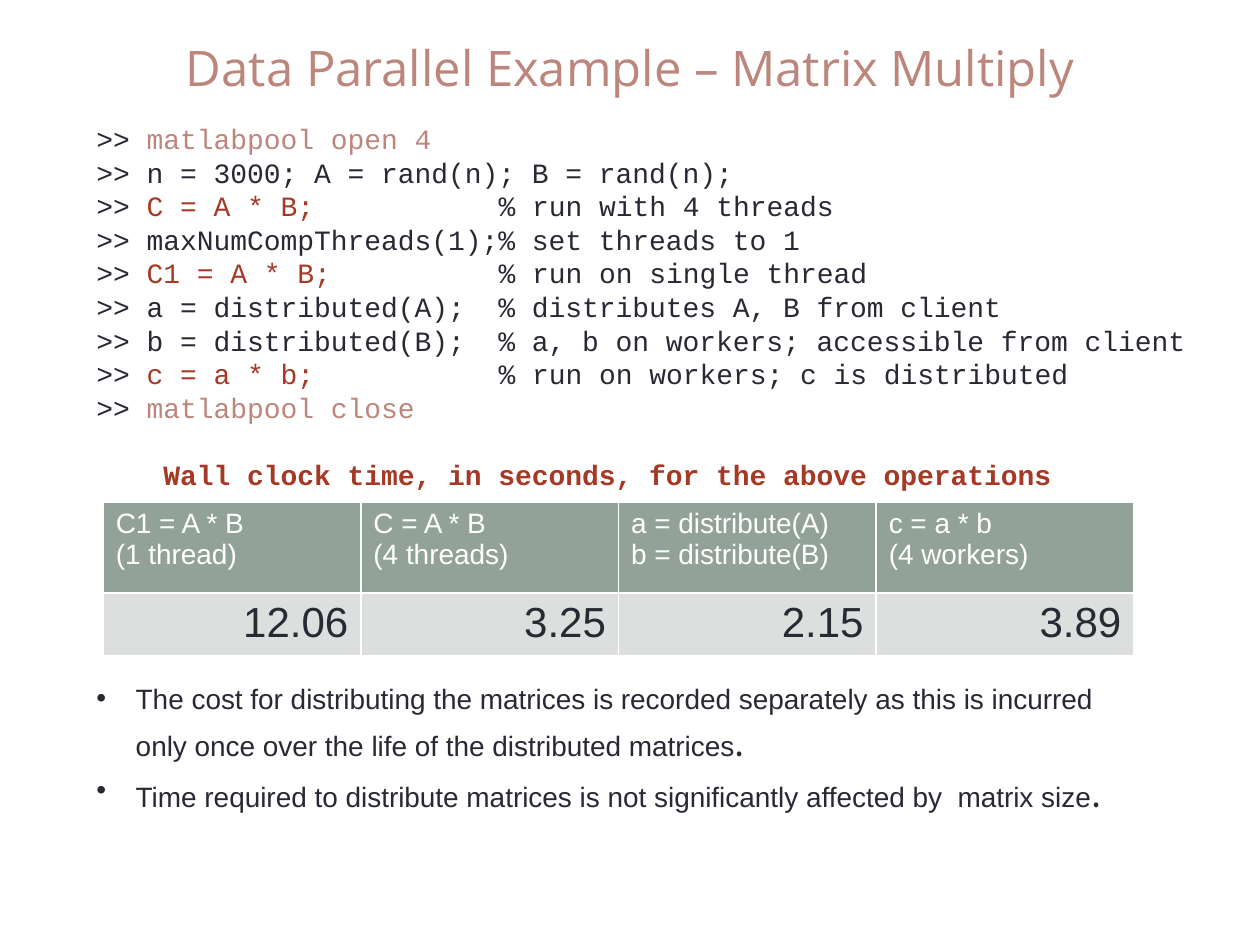
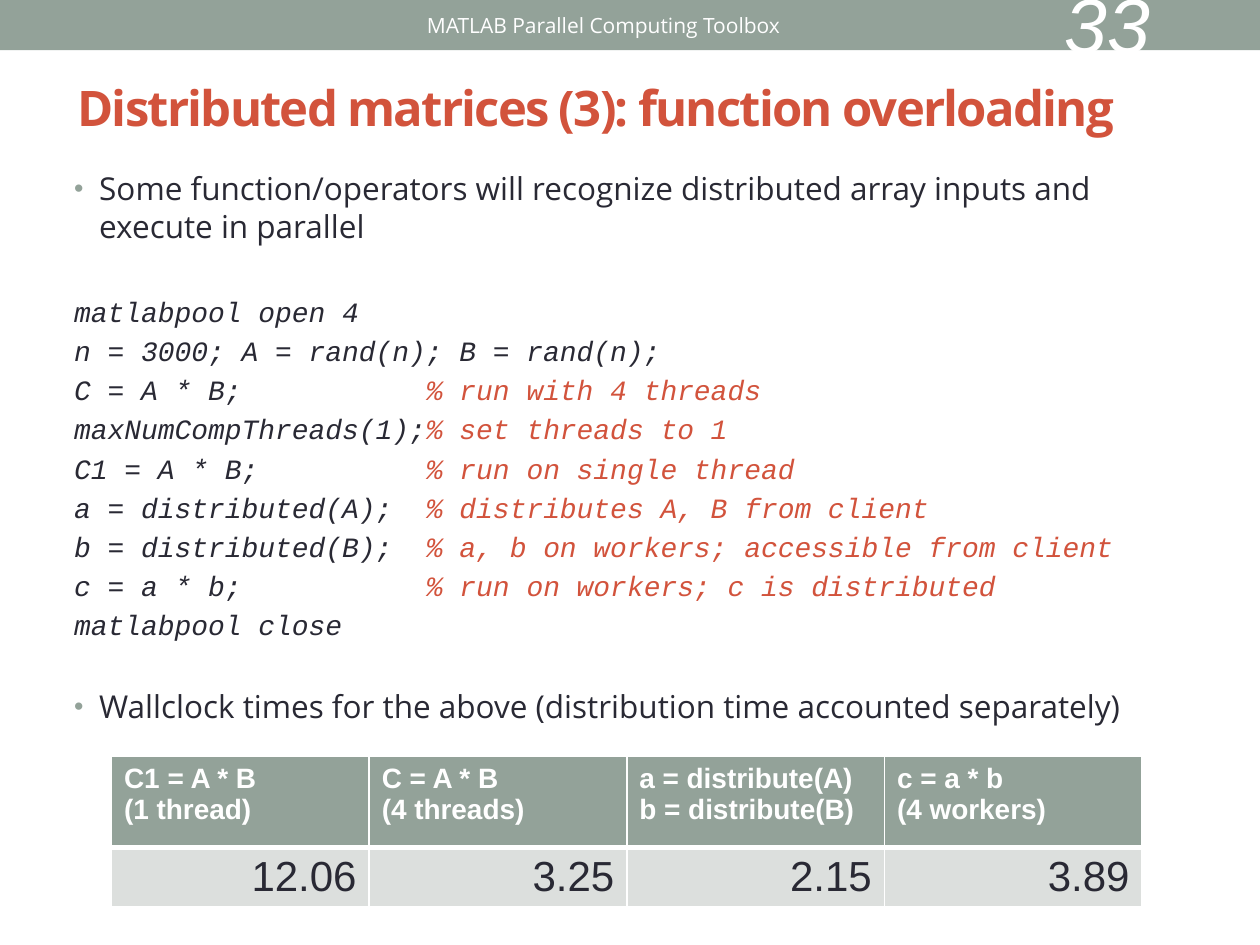
Before and after one commit to keithfma/bu_tutorial_matlab_parallel, a slide deck: slide 33 of slides.pptx (slide 28 before the commit). Drawn at 1260x945 pixels with LibreOffice and Linux fonts; fonts in the diff are those of the drawing. Boxes give left, top, right and bottom in pixels: in the first picture for what was removed or moved away, otherwise in the second. Text is boxed around its words. In the diff, an @@ line names an element or a change of style, - is before the commit and + after.

```diff
--- a/slides.pptx
+++ b/slides.pptx
@@ rectangle added at bbox=[0, 0, 1260, 50], fill #93A299 @@
@@ text added at bbox=[427, 17, 780, 38], 12 pt, text #FFFFFF @@
+MATLAB Parallel Computing Toolbox
@@ page number added at bbox=[1064, 0, 1150, 68], 44 pt, text #FFFFFF, italic @@
+33
@@ text removed at bbox=[186, 49, 1074, 98] @@
-Data Parallel Example – Matrix Multiply
@@ title added at bbox=[77, 88, 1113, 138], 28 pt, text #D2533C, bold @@
+Distributed matrices (3): function overloading
@@ text at bbox=[74, 176, 1120, 726]: text changed; italic on @@
->> matlabpool open 4
->> n = 3000; A = rand(n); B = rand(n);
->> C = A * B; % run with 4 threads
->> maxNumCompThreads(1);% set threads to 1
->> C1 = A * B; % run on single thread
->> a = distributed(A); % distributes A, B from client
->> b = distributed(B); % a, b on workers; accessible from client
->> c = a * b; % run on workers; c is distributed
->> matlabpool close
-Wall clock time, in seconds, for the above operations
+• Some function/operators will recognize distributed array inputs and execute in parallel
+matlabpool open 4
+n = 3000; A = rand(n); B = rand(n);
+C = A * B; % run with 4 threads
+maxNumCompThreads(1);% set threads to 1
+C1 = A * B; % run on single thread
+a = distributed(A); % distributes A, B from client
+b = distributed(B); % a, b on workers; accessible from client
+c = a * b; % run on workers; c is distributed
+matlabpool close
+• Wallclock times for the above (distribution time accounted separately)
@@ text removed at bbox=[136, 688, 1093, 812] @@
-• The cost for distributing the matrices is recorded separately as this is incurred only once over the life of the distributed matrices.
-• Time required to distribute matrices is not significantly affected by matrix size.
@@ table at bbox=[111, 756, 1144, 900] @@
@@ bold on in "C1 = A * B", "(1 thread)", "C = A * B", "(4 threads)" and 4 more places @@
@@ table: place and size @@
-table at bbox=[103, 503, 1137, 646]
+table at bbox=[111, 756, 1144, 900]
```
Also in this commit, not shown: 15 other slides changed, 20 slides added, 25 slides removed.
